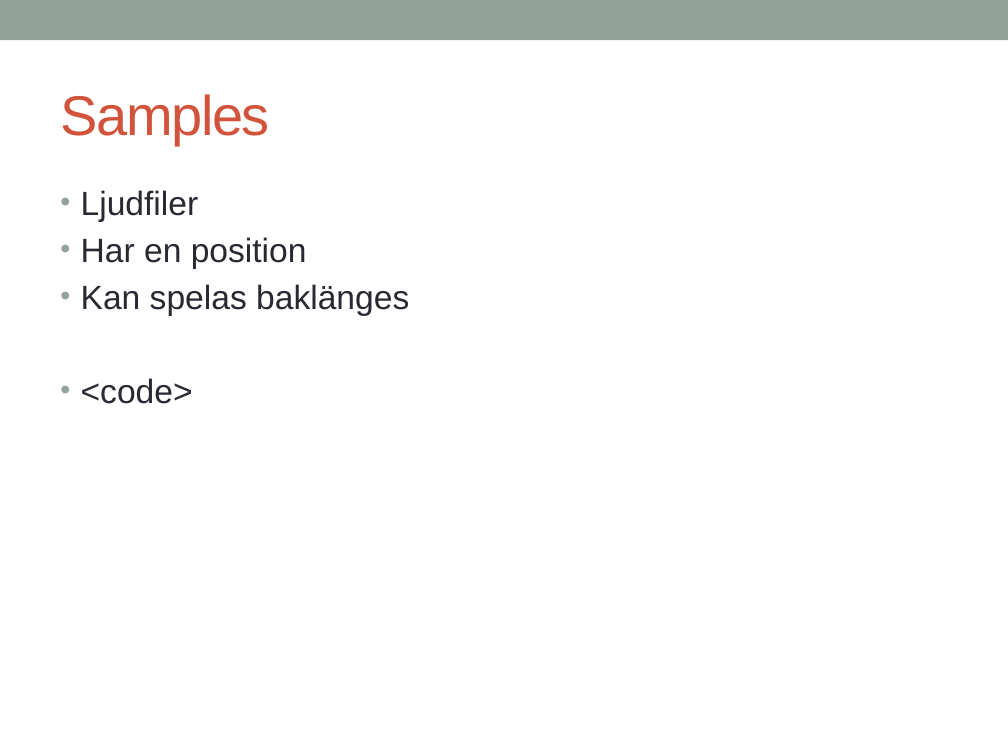
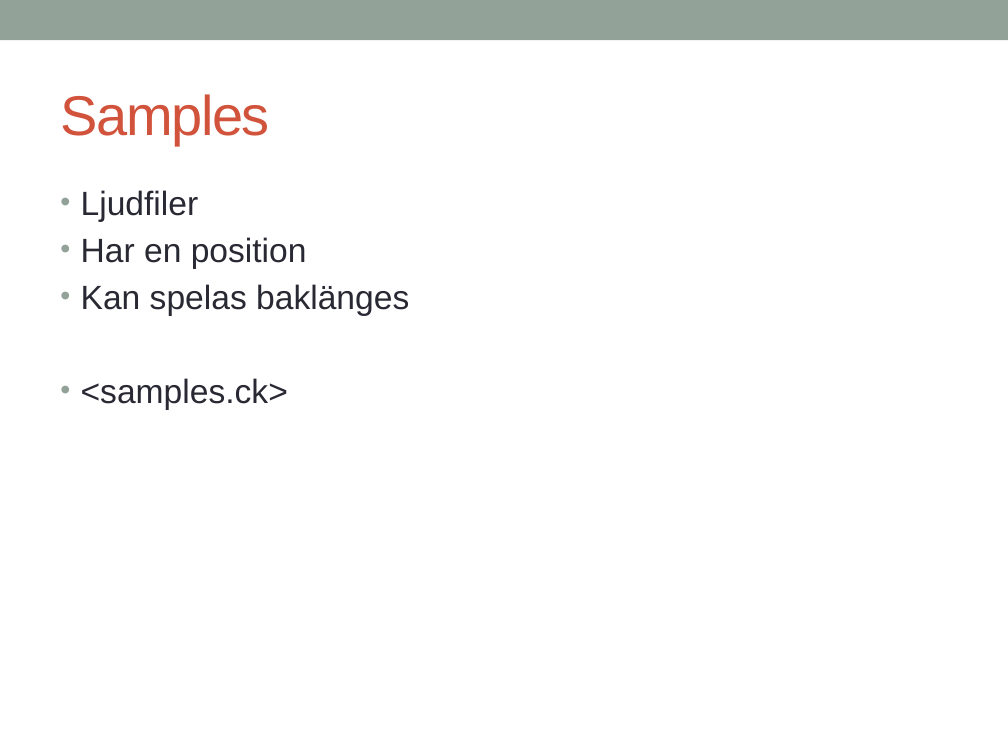
Before and after one commit to melke/makinmusic, a slide deck: slide 10 of chuck.pptx (slide 12 before the commit). Drawn at 1008x756 pixels with LibreOffice and Linux fonts; fonts in the diff are those of the drawing. Boxes give left, top, right and bottom in pixels: in the first picture for what was removed or moved away, otherwise in the second. Text is boxed around its words. In the diff, an @@ line names an element or a change of style, - is before the commit and + after.

```diff
--- a/chuck.pptx
+++ b/chuck.pptx
@@ text at <box>81,378,288,410</box>: text changed @@
-• <code>
+• <samples.ck>
```
Also in this commit, not shown: 10 other slides changed, 3 slides added, 4 slides removed, 9 other files.
